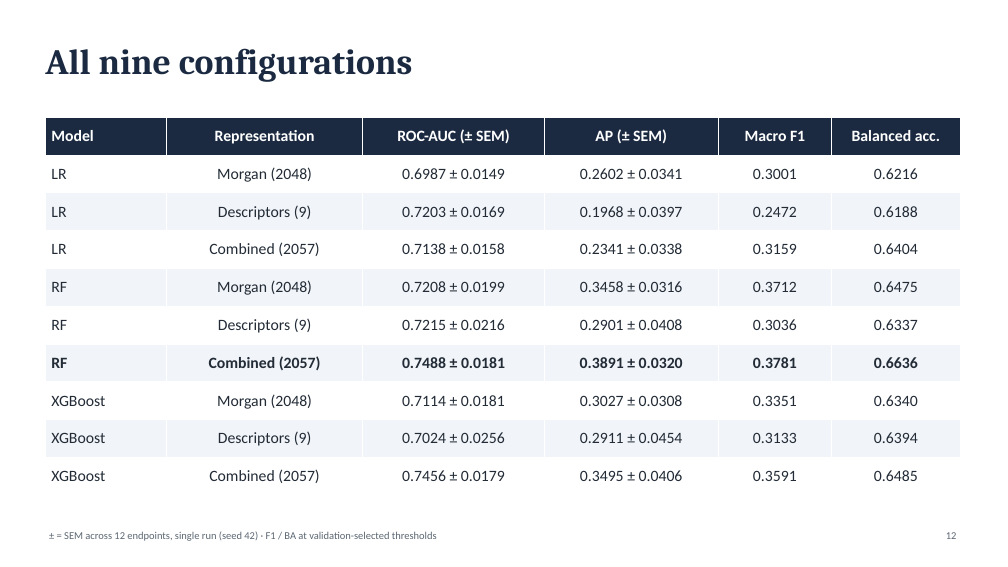
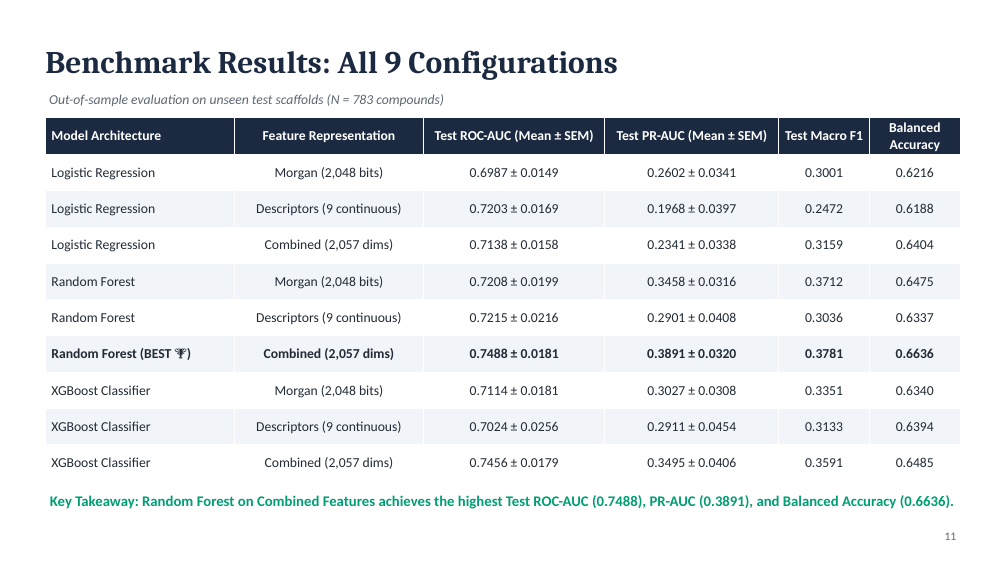
Before and after one commit to aristoncodes/Molecular-Toxicity-Prediction, a slide deck: slide 11 of reports/presentation/phase1_final_presentation.pptx (slide 12 before the commit). Drawn at 1008x567 pixels with LibreOffice and Linux fonts; fonts in the diff are those of the drawing. Boxes give left, top, right and bottom in pixels: in the first picture for what was removed or moved away, otherwise in the second. Text is boxed around its words. In the diff, an @@ line names an element or a change of style, - is before the commit and + after.

```diff
--- a/reports/presentation/phase1_final_presentation.pptx
+++ b/reports/presentation/phase1_final_presentation.pptx
@@ title at (x1=45, y1=50, x2=617, y2=80): text changed; size 34 to 30 pt @@
-All nine configurations
+Benchmark Results: All 9 Configurations
@@ table at (x1=45, y1=117, x2=960, y2=480) @@
-row 1: Model | Representation | ROC-AUC (± SEM) | AP (± SEM) | Macro F1 | Balanced acc.
+row 1: Model Architecture | Feature Representation | Test ROC-AUC (Mean ± SEM) | Test PR-AUC (Mean ± SEM) | Test Macro F1 | Balanced Accuracy
-row 2, column 1: LR
+row 2, column 1: Logistic Regression
-row 2, column 2: Morgan (2048)
+row 2, column 2: Morgan (2,048 bits)
-row 3, column 1: LR
+row 3, column 1: Logistic Regression
-row 3, column 2: Descriptors (9)
+row 3, column 2: Descriptors (9 continuous)
-row 4, column 1: LR
+row 4, column 1: Logistic Regression
-row 4, column 2: Combined (2057)
+row 4, column 2: Combined (2,057 dims)
-row 5, column 1: RF
+row 5, column 1: Random Forest
-row 5, column 2: Morgan (2048)
+row 5, column 2: Morgan (2,048 bits)
-row 6, column 1: RF
+row 6, column 1: Random Forest
-row 6, column 2: Descriptors (9)
+row 6, column 2: Descriptors (9 continuous)
-row 7, column 1: RF
+row 7, column 1: Random Forest (BEST 🏆)
-row 7, column 2: Combined (2057)
+row 7, column 2: Combined (2,057 dims)
-row 8, column 1: XGBoost
+row 8, column 1: XGBoost Classifier
-row 8, column 2: Morgan (2048)
+row 8, column 2: Morgan (2,048 bits)
-row 9, column 1: XGBoost
+row 9, column 1: XGBoost Classifier
-row 9, column 2: Descriptors (9)
+row 9, column 2: Descriptors (9 continuous)
-row 10, column 1: XGBoost
+row 10, column 1: XGBoost Classifier
-row 10, column 2: Combined (2057)
+row 10, column 2: Combined (2,057 dims)
@@ size 15 to 13 pt in "0.6987 ± 0.0149", "0.2602 ± 0.0341", "0.3001", "0.6216" and 32 more places @@
@@ text added at (x1=49, y1=94, x2=444, y2=106), 13 pt, text #5C6773, italic @@
+Out-of-sample evaluation on unseen test scaffolds (N = 783 compounds)
@@ text added at (x1=50, y1=495, x2=954, y2=509), 14 pt, text #009E73, bold @@
+Key Takeaway: Random Forest on Combined Features achieves the highest Test ROC-AUC (0.7488), PR-AUC (0.3891), and Balanced Accuracy (0.6636).
@@ text removed at (x1=64, y1=531, x2=437, y2=541) @@
-± = SEM across 12 endpoints, single run (seed 42) · F1 / BA at validation-selected thresholds
@@ text at (x1=945, y1=532, x2=957, y2=540): text changed; size 10 to 11 pt @@
-12
+11
```
Also in this commit, not shown: 4 other slides changed, 11 slides added, 13 slides removed, 1 other file.
